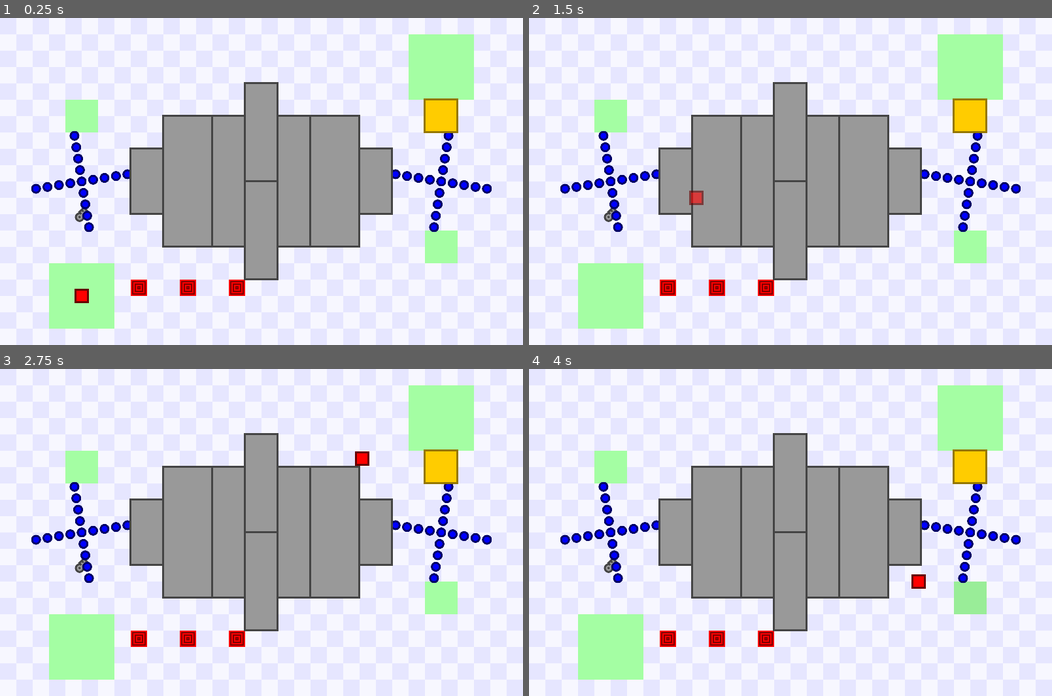
Above: before the commit, frames 1-4 (two rows, left to right).
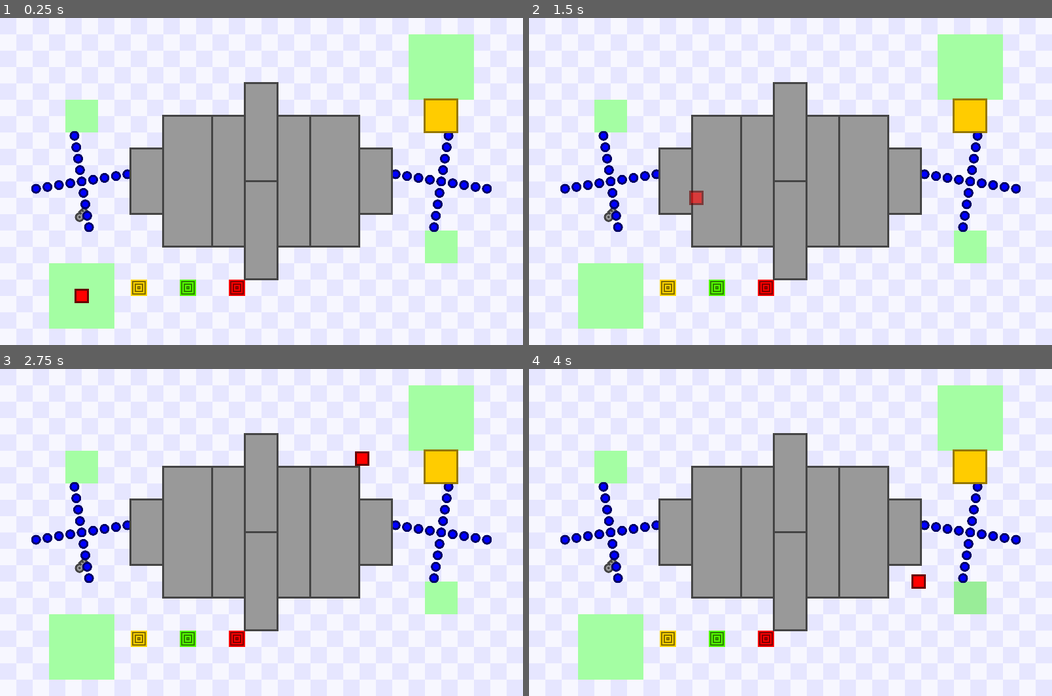
Above: after the commit, the same moments.

Repository: JustVictorGD/Remake-Template
Game: Godot game, scene res://areas/1-B2.tscn
Same seed, same stepped clock (60 frames per second), same inputs: the game is played once before the commit and once after it.
Inputs (mouse positions are in pixels of both pictures, inside the frame that each line leads up to):
- Up to frame 1 (0.25 s): no input
- Up to frame 2 (1.5 s): move the mouse to (905, 165) at 0.52 s; hold D (right) 0.53-1.28 s; tap T (teleport) at 0.6, 1.35 s; move the mouse to (685, 197) at 1.27 s; hold S (down) from 1.28 s (still down)
- Up to frame 3 (2.75 s): move the mouse to (313, 460) at 2.02 s; release S (down) at 2.03 s; hold D (right) from 2.03 s (still down); tap T (teleport) at 2.1 s
- Up to frame 4 (4 s): move the mouse to (764, 597) at 2.77 s; release D (right) at 2.78 s; hold W (up) 2.78-3.53 s; tap T (teleport) at 2.85, 3.6 s; move the mouse to (947, 581) at 3.52 s; hold A (left) from 3.53 s (still down)

The runs differ from the first frame. In frame 1, 0.3% of the frame differs, in the area x 25-38%, y 80-85%; in frame 2, 0.3%; in frame 3, 0.3%; in frame 4, 0.3%.

Commit message:
Texture change depending on speed

Diff:
--- a/gdscripts/speed_changer.gd
+++ b/gdscripts/speed_changer.gd
@@ -3,5 +3,13 @@
 @export_category("Object Settings")
 @export var speed = 4 # 4 is the default player speed.
 
+func _ready():
+	if speed > 4:
+		$Texture.texture = load("res://pngs and svgs/speed_changer_placeholder-fast.png")
+	if speed == 4:
+		$Texture.texture = load("res://pngs and svgs/speed_changer_placeholder-normal.png")
+	if speed < 4:
+		$Texture.texture = load("res://pngs and svgs/speed_changer_placeholder.png")
+
 func touched_by_player():
 	GlobalSignal.speed_changed.emit(speed)
Binary file added: pngs and svgs/speed_changer_placeholder-fast.png
Not shown, added: pngs and svgs/speed_changer_placeholder-fast.png.import
Binary file added: pngs and svgs/speed_changer_placeholder-normal.png
Not shown, added: pngs and svgs/speed_changer_placeholder-normal.png.import
